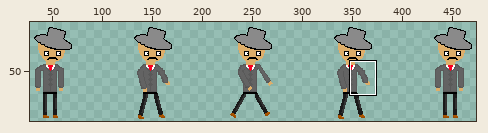
One commit to this sprite sheet: asset/player_asset/move_left/move_left.png. Above, an overview of the earlier version with the close-up marked.
Close-up. Before the commit:
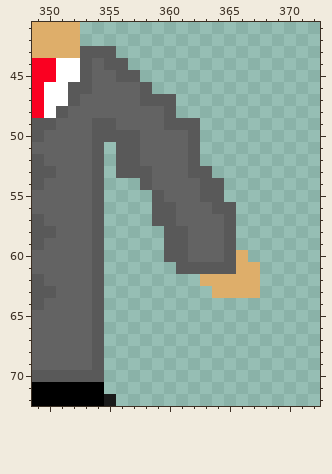
The file is 500x100 pixels. Colours within 5 levels of each other are drawn and written as one. Shown: x 349..372, y 41..72. The wide view leaves out empty margins. The commit also changed other parts of the picture, which this record leaves out.
The same view after the edit:
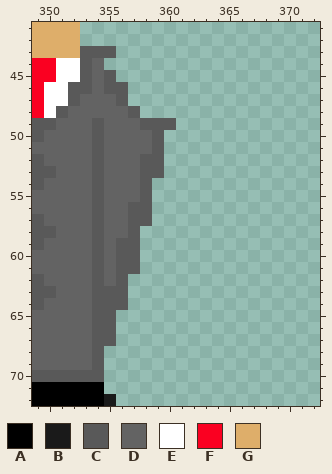
Palette (. is transparent): A #000000  B #1a1a1a  C #595959  D #636363  E #ffffff  F #fa0021  G #deae6a
The edit:
@@ x 349..372 @@
 43 GGGGCCC.................
-44 FFEECDCC................
-45 FFEECDDCC...............
-46 FEECCDDDDC..............
-47 FEECDDDDDCCC............
-48 FECDDDDDDDDC............
-49 CCDDDCCDDDDCCC..........
-50 CDDDDCCCCDDDDC..........
-51 DDDDDC.CCDDDDC..........
-52 CDDDDC.CCDDDDC..........
-53 CCDDDC.CCCDDDCC.........
-54 CDDDDC...CDDDDCC........
-55 DDDDDC....CDDDCC........
-56 DDDDDC....CCDDDCC.......
-57 CDDDDC....CCDDDDC.......
-58 CCDDDC.....CCDDDC.......
-59 CDDDDC.....CCDDDC.......
-60 DDDDDC.....CCDDDCG......
-61 DDDDDC......CCCCCGG.....
-62 CDDDDC........GGGGG.....
-63 CCDDDC.........GGGG.....
-64 CDDDDC..................
-65 DDDDDC..................
-66 DDDDDC..................
-67 DDDDDC..................
+44 FFEECD..................
+45 FFEECDC.................
+46 FEECCDCC................
+47 FEECDDDC................
+48 FECDDDDDC...............
+49 CCDDDCDDDCCC............
+50 CDDDDCDDDDC.............
+51 DDDDDCDDDDC.............
+52 CDDDDCDDDCC.............
+53 CCDDDCDDDCC.............
+54 CDDDDCDDDC..............
+55 DDDDDCDDDC..............
+56 DDDDDCDDCC..............
+57 CDDDDCDDCC..............
+58 CCDDDCDDC...............
+59 CDDDDCDCC...............
+60 DDDDDCDCC...............
+61 DDDDDCDCC...............
+62 CDDDDCDC................
+63 CCDDDCCC................
+64 CDDDDCCC................
+65 DDDDDCC.................
+66 DDDDDCC.................
+67 DDDDDCC.................
 68 DDDDDC..................
Pixel boxes of the changes (left, top, right, bottom) in both close-ups:
changed: (104, 58, 260, 346)
